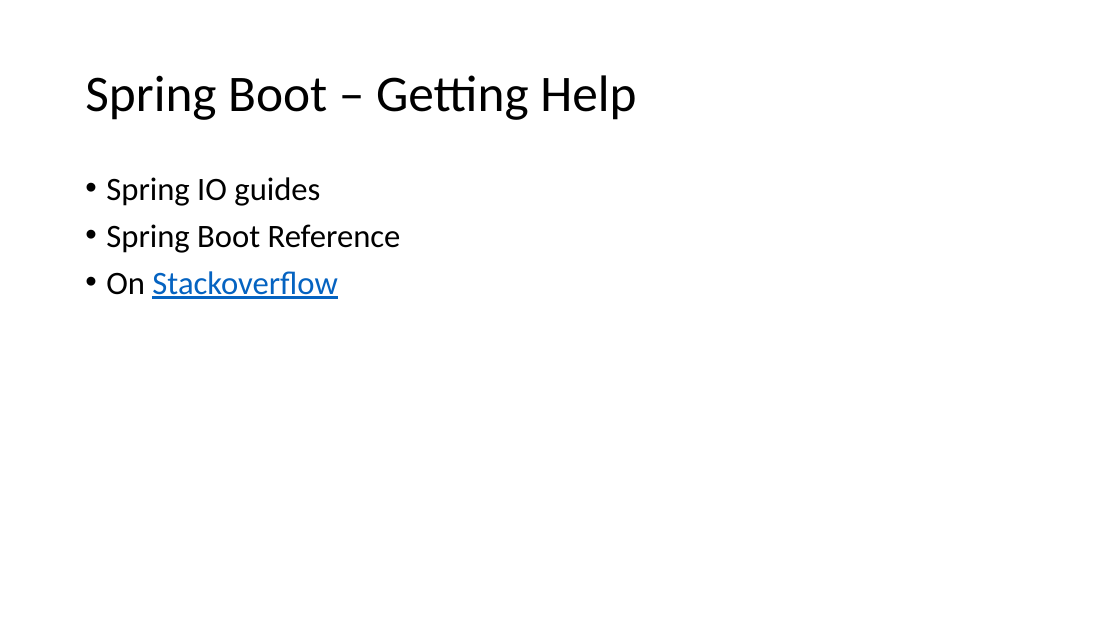
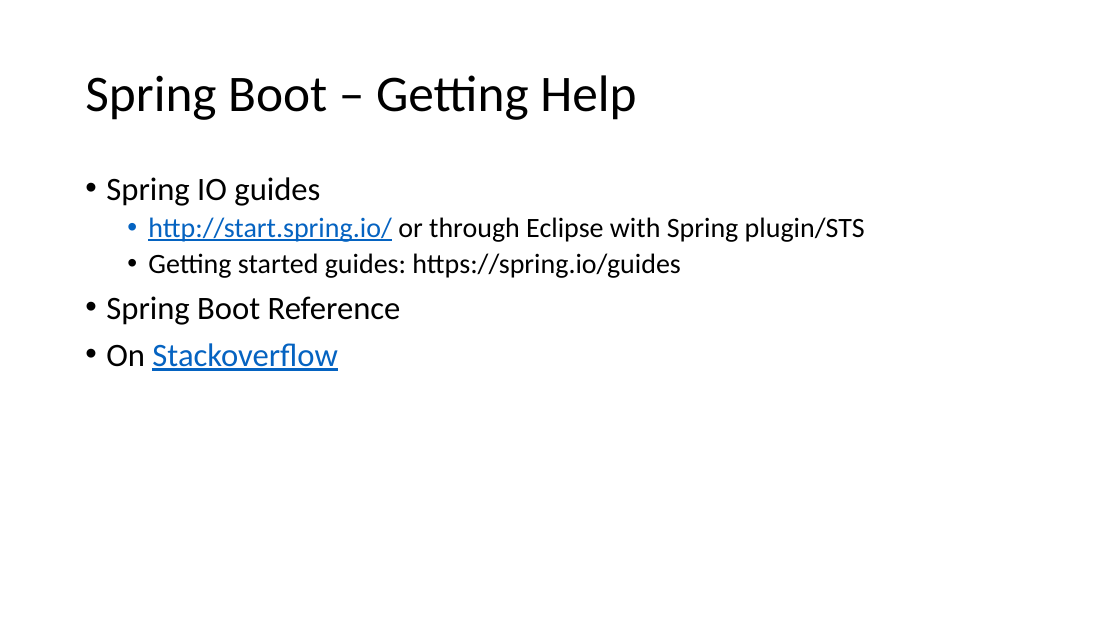
Before and after one commit to batchu/spring-boot-ujug, a slide deck: slide 9 of Spring Boot.pptx. Drawn at 1120x630 pixels with LibreOffice and Linux fonts; fonts in the diff are those of the drawing. Boxes give left, top, right and bottom in pixels: in the first picture for what was removed or moved away, otherwise in the second. Text is boxed around its words. In the diff, an @@ line names an element or a change of style, - is before the commit and + after.

```diff
--- a/Spring Boot.pptx
+++ b/Spring Boot.pptx
@@ text at (x1=148, y1=217, x2=865, y2=278): paragraphs added @@
+  • http://start.spring.io/ or through Eclipse with Spring plugin/STS
+  • Getting started guides: https://spring.io/guides
```
Also in this commit, not shown: 5 other slides changed, 4 slides added, 1 slide removed.
